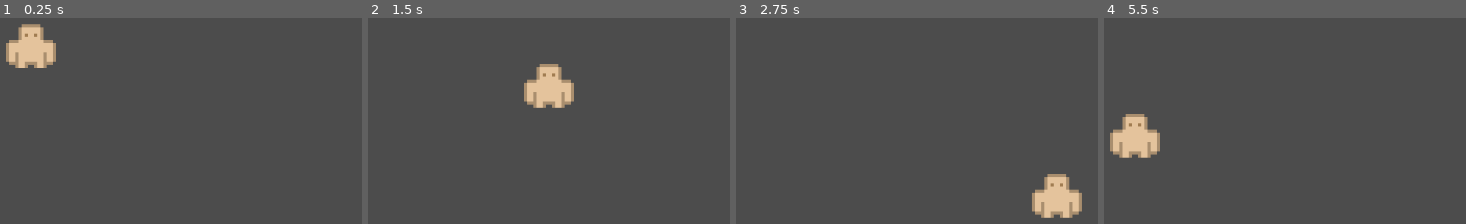
Above: before the commit, frames 1-4 (left to right).
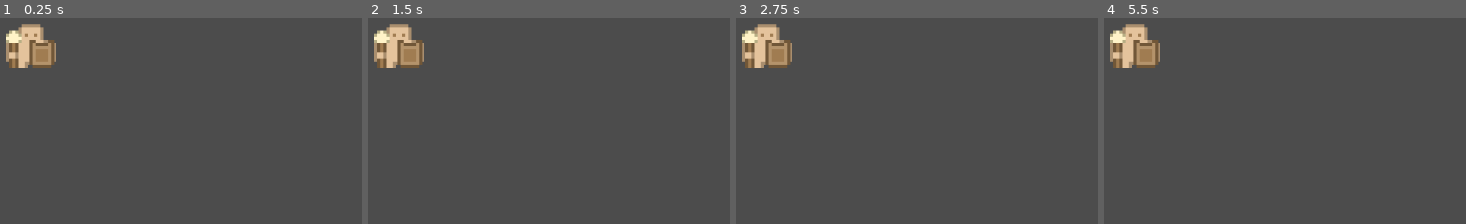
Above: after the commit, the same moments.

Repository: Aethelflaed/2dgame-test
Game: Godot game, scene res://player/player.tscn
The game is run twice, just before and just after one commit, with the same random seed, the same clock (stepped at 60 frames per second) and the same inputs. The project has no main scene, so this scene is started directly.
Inputs (mouse positions are in pixels of both pictures, inside the frame that each line leads up to):
- Up to frame 1 (0.25 s): no input
- Up to frame 2 (1.5 s): tap Enter at 0.5 s; move the mouse to (574, 20) at 0.52 s; hold D (move_right) 0.53-1.28 s; click (574, 20) at 0.67 s; move the mouse to (outside the picture) at 1.27 s; hold S (move_down) from 1.28 s (still down)
- Up to frame 3 (2.75 s): move the mouse to (outside the picture) at 2.02 s; release S (move_down) at 2.03 s; hold D (move_right) from 2.03 s (still down)
- Up to frame 4 (5.5 s): move the mouse to (outside the picture) at 2.77 s; release D (move_right) at 2.78 s; hold W (move_up) 2.78-3.53 s; click (outside the picture) at 2.92 s; move the mouse to (1375, 112) at 3.52 s; hold A (move_left) 3.53-5.03 s; move the mouse to (outside the picture) at 4.27 s; move the mouse to (1176, 42) at 5.02 s; hold S (move_down) from 5.03 s (still down); click (1176, 42) at 5.17 s

The runs differ from the first frame. In frame 1, 1.3% of the frame differs, in the area x 1-15%, y 5-25%; in frame 2, 4.8%, in the area x 1-57%, y 2-44%; in frame 3, 4.8%; in frame 4, 4.8%.

Commit message:
Fixed camera following player

Diff:
--- a/player/player.gd
+++ b/player/player.gd
@@ -8,6 +8,10 @@
 
 onready var camera = $camera
 onready var character = $character_base
+
+func _ready():
+	character.left_hand.set_type(1)
+	character.right_hand.set_type(100)
 
 func _input(event):
 	if event is InputEventMouseButton:
--- a/player/player.tscn
+++ b/player/player.tscn
@@ -5,8 +5,14 @@
 
 [node name="player" type="Node2D"]
 script = ExtResource( 1 )
+__meta__ = {
+"_edit_group_": true
+}
 
 [node name="character_base" parent="." instance=ExtResource( 2 )]
 
-[node name="camera" type="Camera2D" parent="."]
+[node name="camera" type="Camera2D" parent="character_base"]
 current = true
+__meta__ = {
+"_edit_lock_": true
+}
